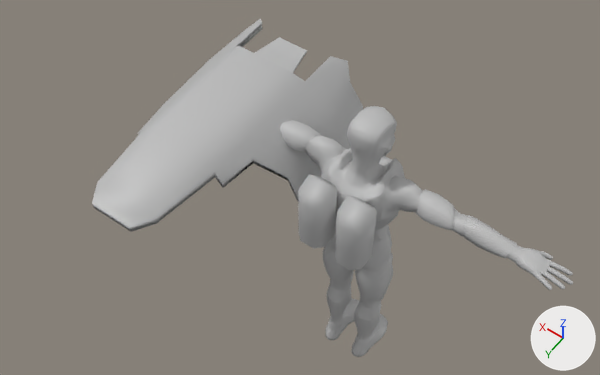
One commit to the FBX model Test/Assets/Contents/Artist/Shielder/Mesh/Shielder.fbx: the scene before it, then after it.
Before and after are seen from a camera (50 mm lens) standing at (-1.1, 2.07, 4.32) and looking at (0.34, 0.06, 1.17). The axes (+X, +Y, +Z) are drawn at lower right. The lights are the same throughout. The first picture is the older version. Where no turn or scale is listed for an object, it has been applied to the vertices.

Names of what the first picture shows: 'Jet', 'Jet1', 'Mesh_OrdinaryShielder_Mesh', 'Shield'.
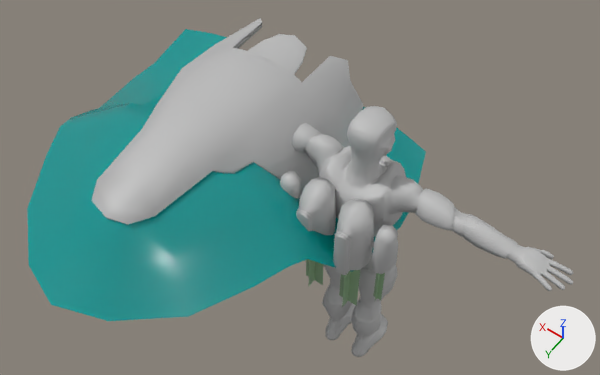
Boxes (x1, y1, x2, y2) around the edits, measured in the pictures (600 x 375 px):
'EnergyShield', added
    after: (27, 29, 426, 321)
'Shield', reshaped
    before: (92, 19, 363, 232)
    after: (91, 18, 363, 225)
'Jet1', reshaped (50% wider)
    before: (334, 196, 377, 270)
    after: (333, 199, 398, 275)
'Jet', deleted
    before: (298, 174, 337, 249)
'Jet2', added
    after: (280, 171, 336, 235)
'BoostPlane', added
    after: (339, 270, 360, 307)
'BoostPlane.001', added
    after: (306, 259, 324, 287)
'BoostPlane1', added
    after: (373, 273, 385, 300)
part 2 of me_mesh_002, built on
    before: (336, 197, 377, 268)
    after: (333, 199, 398, 275)

Edits to the bpy script that builds the scene:
```text
Change me_mesh_001:
    remove me_mesh_001.from_pydata(...)  # 80 vertices, 78 faces; spans x 0.226..1.139, y -0.446..0.897, z 1.242..1.674
    remove me_mesh_001.materials.append(mat_lambert1)  # grey #bcbcbc
    add me_mesh_001.from_pydata(...)  # 162 vertices, 160 faces; spans x 0.213..1.151, y -0.446..0.924, z 1.255..1.707
    me_mesh_001 part 1: the whole mesh is rebuilt
    add me_mesh_001.materials.append(mat_lambert2)  # grey #bcbcbc
Change me_mesh_002:
    remove me_mesh_002.from_pydata(...)  # 38 vertices, 36 faces; spans x -0.171..-0.026, y 0.199..0.343, z 1.223..1.557
    remove me_mesh_002.materials.append(mat_lambert1)  # grey #bcbcbc
    add me_mesh_002.from_pydata(...)  # 208 vertices, 206 faces; spans x -0.301..-0.012, y 0.19..0.385, z 1.223..1.557
    me_mesh_002 part 2: 9 vertices moved from x -0.171..-0.026, y 0.199..0.307, z 1.223..1.557 to x -0.165..-0.037, y 0.199..0.319, z 1.223..1.537; 5 vertices removed from x -0.171..-0.04, y 0.229..0.343, z 1.266..1.557; 175 vertices added at x -0.301..-0.012, y 0.19..0.385, z 1.223..1.557
    add me_mesh_002.materials.append(mat_lambert2)  # grey #bcbcbc
Add me_mesh_002_1:
    me_mesh_002_1.from_pydata([(-0.02, 0.112, 0.573), (-0.062, 0.112, 0.573), (-0.02, 0.112, 0.869), (-0.062, 0.112, 0.869), (-0.041, 0.091, 0.573), (-0.041, 0.133, 0.573), (-0.041, 0.091, 0.869), (-0.041, 0.133, 0.869)], [], [(0, 1, 3, 2), (4, 5, 7, 6)])
    me_mesh_002_1.materials.append(mat_pasted__aistandardsurface3)  # greyish green #92b38c
Add me_mesh_001_1:
    me_mesh_001_1.from_pydata([(-0.048, 0.268, 0.835), (-0.148, 0.268, 0.835), (-0.048, 0.268, 1.266), (-0.148, 0.268, 1.266), (-0.098, 0.218, 0.835), (-0.098, 0.318, 0.835), (-0.098, 0.218, 1.266), (-0.098, 0.318, 1.266)], [], [(0, 1, 3, 2), (4, 5, 7, 6)])
    me_mesh_001_1.materials.append(mat_pasted__aistandardsurface3)  # greyish green #92b38c
Add me_mesh_007:
    me_mesh_007.from_pydata([(0.048, 0.276, 0.835), (0.148, 0.276, 0.835), (0.048, 0.276, 1.266), (0.148, 0.276, 1.266), (0.098, 0.226, 0.835), (0.098, 0.326, 0.835), (0.098, 0.226, 1.266), (0.098, 0.326, 1.266)], [], [(0, 2, 3, 1), (4, 6, 7, 5)])
    me_mesh_007.materials.append(mat_pasted__aistandardsurface3)  # greyish green #92b38c
Remove ob_jet:
    ob_jet = bpy.data.objects.new('Jet', me_mesh_003)
Add ob_jet2:
    ob_jet2 = bpy.data.objects.new('Jet2', me_mesh_006)  # 208 vertices, 206 faces; spans x 0.012..0.301, y 0.19..0.385, z 1.223..1.557; in mat_lambert2 (grey #bcbcbc)
    ob_jet2.location = (0.0, 0.0, 0.0)
Add ob_boostplane1:
    ob_boostplane1 = bpy.data.objects.new('BoostPlane1', me_mesh_002_1)
    ob_boostplane1.location = (-0.204, 0.155, 0.415)
Add ob_energyshield:
    ob_energyshield = bpy.data.objects.new('EnergyShield', me_mesh_004)  # 105 vertices, 80 faces; spans x -0.16..1.53, y -0.41..1.28, z 1.13..1.6; in mat_pasted__aistandardsurface7 (cyan #00a7a2)
    ob_energyshield.location = (0.0, 0.0, 0.0)
Add ob_boostplane:
    ob_boostplane = bpy.data.objects.new('BoostPlane', me_mesh_001_1)
    ob_boostplane.location = (0.0, 0.008, 0.0)
Add ob_boostplane_001:
    ob_boostplane_001 = bpy.data.objects.new('BoostPlane.001', me_mesh_007)
    ob_boostplane_001.location = (0.0, 0.0, 0.0)
```
